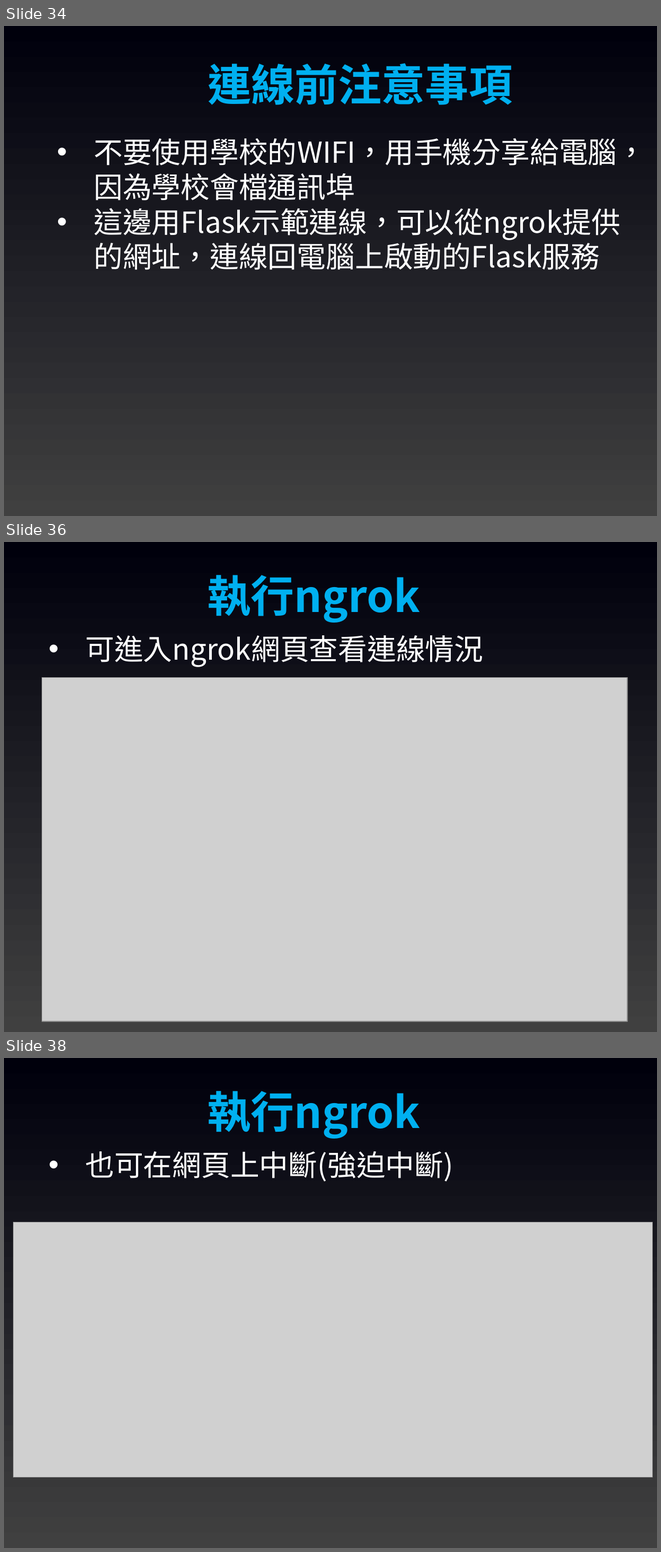
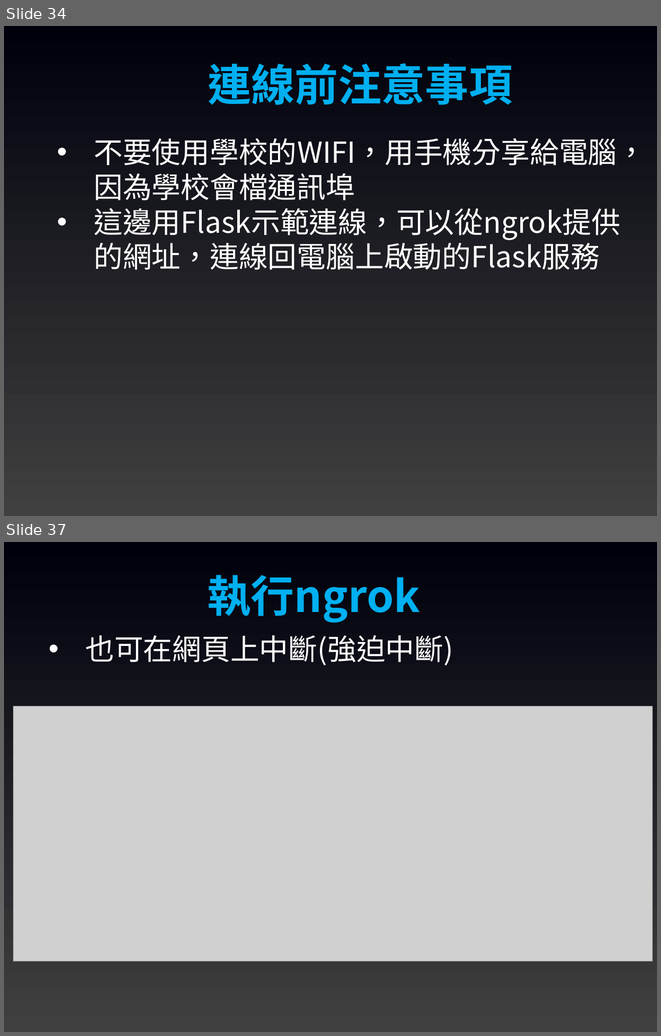
Before and after one commit to joshhu/sculinebot20242nd, a slide deck: Slides/04. Ngrok說明.pptx. Shown one above the other, each under a label of ours: slides 34, 36 and 38 before the commit, slides 34 and 37 after it; the slides between them are not shown. The pictures are 661x1552 and 661x1036 pixels, drawn with LibreOffice and Linux fonts; fonts in the diff are those of the drawing; grey boxes stand for pictures. Boxes give left, top, right and bottom in pixels: in the first picture for what was removed or moved away, otherwise in the second. Text is boxed around its words. In the diff, an @@ line names an element or a change of style, - is before the commit and + after.

```diff
--- a/Slides/04. Ngrok說明.pptx
+++ b/Slides/04. Ngrok說明.pptx
@@ slide 36 removed at [4, 542, 657, 1032], background gradient #404040 to #00000C @@
@@ text removed at [207, 575, 420, 623] @@
-執行ngrok
@@ text removed at [85, 635, 483, 667] @@
-• 可進入ngrok網頁查看連線情況
@@ picture removed at [42, 677, 627, 1021] @@
@@ what was slide 38 is now slide 37 @@
```
Also in this commit, not shown: 8 slides changed, 1 other file.
